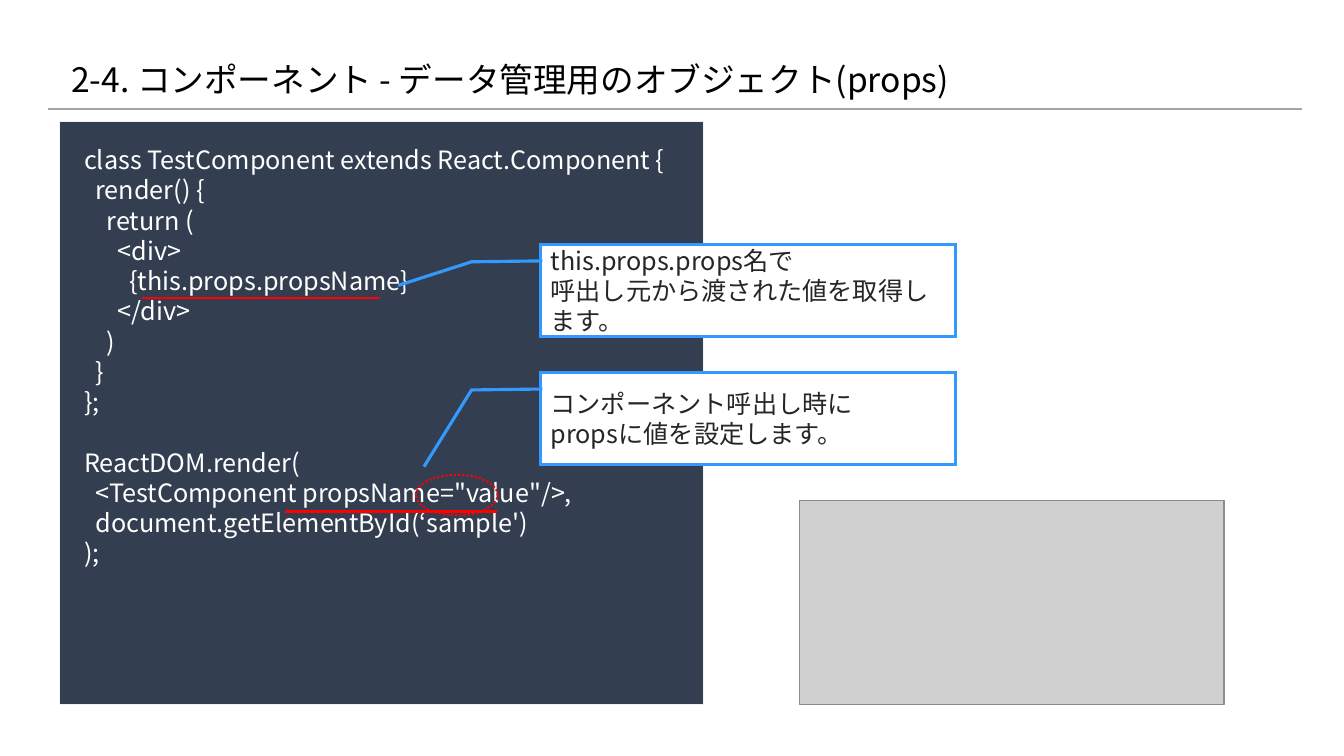
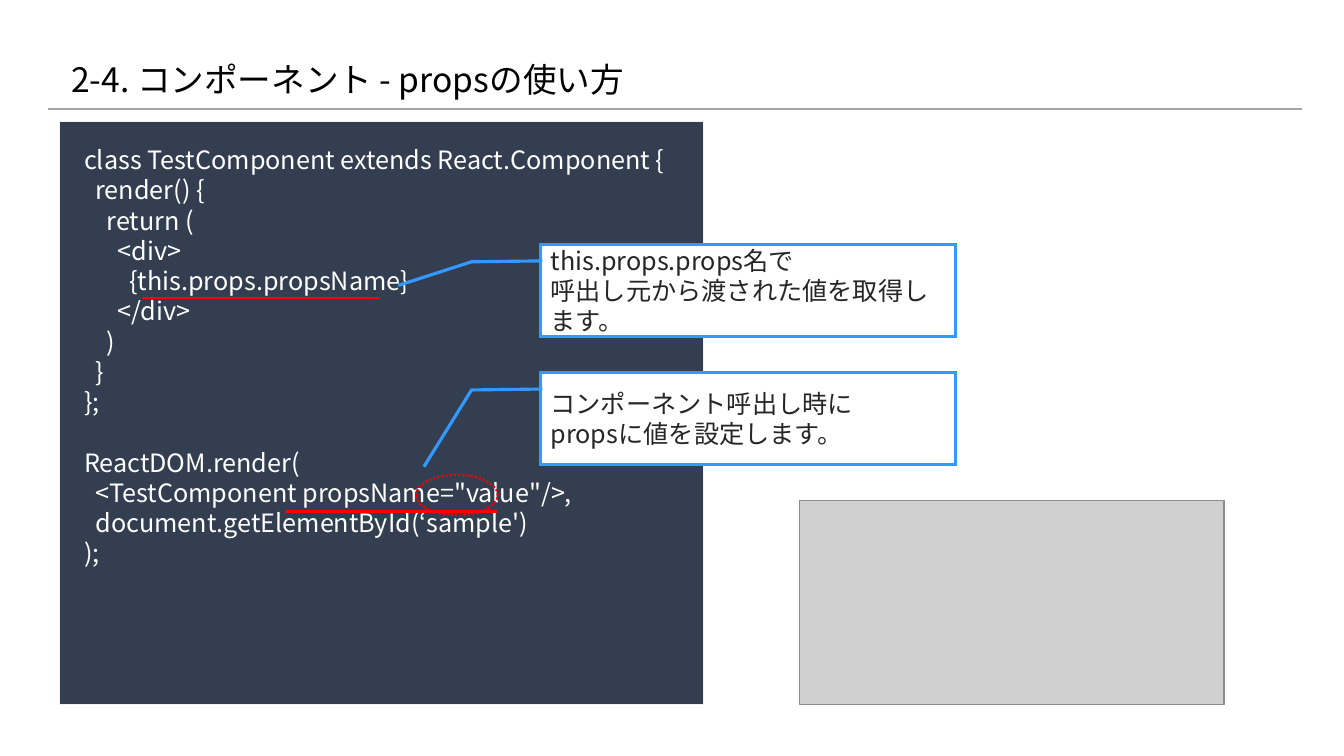
Before and after one commit to 2018SYSTEMI34/diary, a slide deck: slide 6 of doc/02_SlideShare/01.ネタ/２_Reactの基礎/2-4_Reactの基礎知識 ～コンポーネント編～.pptx (slide 5 before the commit). Drawn at 1344x756 pixels with LibreOffice and Linux fonts; fonts in the diff are those of the drawing; grey boxes stand for pictures; background and template pictures are left out. Boxes give left, top, right and bottom in pixels: in the first picture for what was removed or moved away, otherwise in the second. Text is boxed around its words. In the diff, an @@ line names an element or a change of style, - is before the commit and + after.

```diff
--- a/doc/02_SlideShare/01.ネタ/２_Reactの基礎/2-4_Reactの基礎知識 ～コンポーネント編～.pptx
+++ b/doc/02_SlideShare/01.ネタ/２_Reactの基礎/2-4_Reactの基礎知識 ～コンポーネント編～.pptx
@@ title at box(71, 63, 624, 100): text changed @@
-2-4. コンポーネント - データ管理用のオブジェクト(props)
+2-4. コンポーネント - propsの使い方
```
Also in this commit, not shown: 2 other slides changed, 1 slide added, 5 other files.
